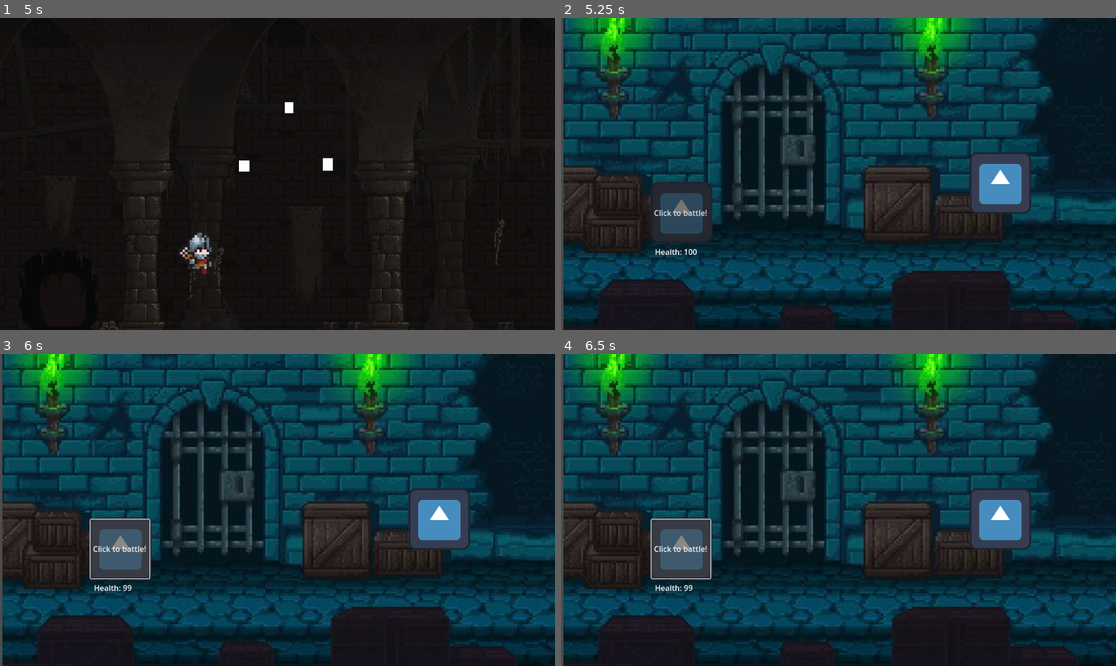
Above: before the commit, frames 1-4 (two rows, left to right).
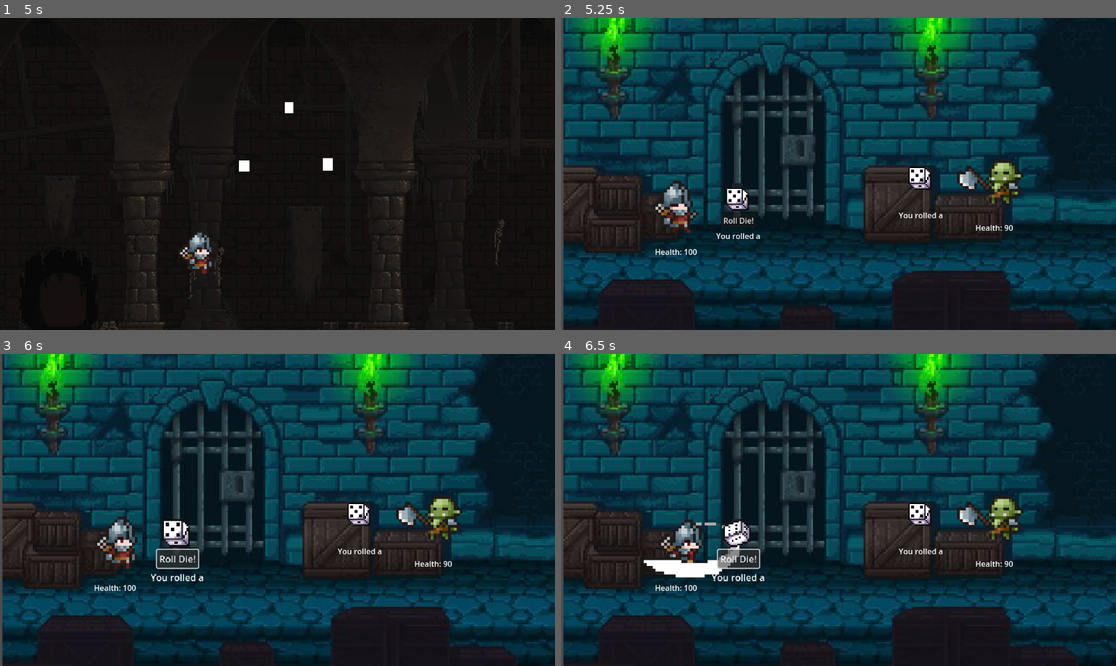
Above: after the commit, the same moments.

Repository: ajelder00/gamblers_curse
Game: Godot game, scene res://map.tscn
Two runs of this game, one before a commit and one after it. Both use one fixed random seed, a clock stepped at 60 frames per second and the inputs below. The engine's default icon, where the game draws it, is replaced by a stand-in: a white triangle on a blue panel in a dark square.
Inputs (mouse positions are in pixels of both pictures, inside the frame that each line leads up to):
- Up to frame 1 (5 s): tap Enter at 0.5, 2.75 s; move the mouse to (399, 158) at 0.52 s; hold D (right) 0.53-1.28 s; hold Space (space) 0.53-1.28 s; move the mouse to (166, 189) at 1.27 s; hold S (down) 1.28-2.03 s; tap Space (space) at 1.35, 2, 2.85, 4.35 s; move the mouse to (333, 105) at 2.02 s; hold D (right) 2.03-2.78 s; hold Space (space) 2.03-2.78 s; move the mouse to (249, 236) at 2.77 s; hold W (up) 2.78-3.53 s; move the mouse to (444, 220) at 3.52 s; hold Space (space) 3.53-4.28 s; hold A (left) from 3.53 s (still down); move the mouse to (111, 127) at 4.27 s
- Up to frame 2 (5.25 s): tap Space (space) at 5 s; move the mouse to (866, 174) at 5.02 s; release A (left) at 5.03 s; hold S (down) from 5.03 s (still down); hold Space (space) from 5.03 s (still down)
- Up to frame 3 (6 s): release S (down) at 5.75 s; release Space (space) at 5.75 s; click "Click to battle!" (after the commit: "Roll Die!") at 5.75 s
- Up to frame 4 (6.5 s): no input

Frame 1 is identical in both runs. In frame 2, 4.7% of the frame differs, in the area x 16-85%, y 42-73%; in frame 3, 5.7%; in frame 4, 5.8%, in the area x 14-85%, y 42-76%.

Commit message:
first playable version
working player and enemy animation with integrated dice mechanics

Diff:
--- a/battle_scene/battle_useable.gd
+++ b/battle_scene/battle_useable.gd
@@ -14,8 +14,16 @@
 
 
 
+
 func _on_player_attack() -> void:
 	if player.health > 0 and enemy.health > 0:
+		var player_sprite = player.get_node("AnimatedSprite2D")
+		player_sprite.play("attack")
+		# todo fix animation playing timing everywhere
+		var enemy_sprite = enemy.get_node("AnimatedSprite2D")
+		enemy_sprite.play("get_hit")
+		await player_sprite.animation_finished
+		player_sprite.stop()
 		enemy.get_hit(player.hit())
 		player.get_hit(enemy.hit())
 	else:
--- /dev/null
+++ b/dice/dice.gd
@@ -0,0 +1,35 @@
+extends Node2D
+
+var result
+signal rolled
+@onready var original_scale = scale
+
+func _ready():
+	result = 0
+
+
+func roll_die(faces = 6):
+	var roll = randi_range(1, faces)
+	result = roll
+	emit_signal("rolled")
+	$AnimatedSprite2D.animation = "roll"
+	$AnimatedSprite2D.play()
+	await $AnimatedSprite2D.animation_finished
+	$AnimatedSprite2D.stop()
+	$Label.text = "You rolled a " + str(roll)
+	$AnimatedSprite2D.animation = "faces"
+	$AnimatedSprite2D.frame = roll - 1
+
+
+func _on_button_pressed() -> void:
+	roll_die()
+
+
+func _on_button_mouse_entered() -> void:
+	var tween = get_tree().create_tween()
+	tween.tween_property(self, "scale", original_scale * 1.2, 0.2).set_trans(Tween.TRANS_SINE)
+
+
+func _on_button_mouse_exited() -> void:
+	var tween = get_tree().create_tween()
+	tween.tween_property(self, "scale", original_scale, 0.2).set_trans(Tween.TRANS_SINE)
--- /dev/null
+++ b/dice/dice.tscn
@@ -0,0 +1,128 @@
+[gd_scene load_steps=16 format=3 uid="uid://b1vwcx3yj158n"]
+
+[ext_resource type="Script" path="res://dice/dice.gd" id="1_mre03"]
+[ext_resource type="Texture2D" uid="uid://waxm1wajjcjc" path="res://dice/six sided die.png" id="1_od3an"]
+
+[sub_resource type="AtlasTexture" id="AtlasTexture_npyju"]
+atlas = ExtResource("1_od3an")
+region = Rect2(0, 0, 16, 16)
+
+[sub_resource type="AtlasTexture" id="AtlasTexture_0w0va"]
+atlas = ExtResource("1_od3an")
+region = Rect2(16, 0, 16, 16)
+
+[sub_resource type="AtlasTexture" id="AtlasTexture_b7rgp"]
+atlas = ExtResource("1_od3an")
+region = Rect2(32, 0, 16, 16)
+
+[sub_resource type="AtlasTexture" id="AtlasTexture_kbvjq"]
+atlas = ExtResource("1_od3an")
+region = Rect2(48, 0, 16, 16)
+
+[sub_resource type="AtlasTexture" id="AtlasTexture_7potn"]
+atlas = ExtResource("1_od3an")
+region = Rect2(64, 0, 16, 16)
+
+[sub_resource type="AtlasTexture" id="AtlasTexture_45n0t"]
+atlas = ExtResource("1_od3an")
+region = Rect2(80, 0, 16, 16)
+
+[sub_resource type="AtlasTexture" id="AtlasTexture_k8n7x"]
+atlas = ExtResource("1_od3an")
+region = Rect2(0, 224, 16, 16)
+
+[sub_resource type="AtlasTexture" id="AtlasTexture_r5f5c"]
+atlas = ExtResource("1_od3an")
+region = Rect2(16, 224, 16, 16)
+
+[sub_resource type="AtlasTexture" id="AtlasTexture_sj40s"]
+atlas = ExtResource("1_od3an")
+region = Rect2(32, 224, 16, 16)
+
+[sub_resource type="AtlasTexture" id="AtlasTexture_265ua"]
+atlas = ExtResource("1_od3an")
+region = Rect2(48, 224, 16, 16)
+
+[sub_resource type="AtlasTexture" id="AtlasTexture_k3yg5"]
+atlas = ExtResource("1_od3an")
+region = Rect2(64, 224, 16, 16)
+
+[sub_resource type="AtlasTexture" id="AtlasTexture_bc8ml"]
+atlas = ExtResource("1_od3an")
+region = Rect2(80, 224, 16, 16)
+
+[sub_resource type="SpriteFrames" id="SpriteFrames_bcjl4"]
+animations = [{
+"frames": [{
+"duration": 1.0,
+"texture": SubResource("AtlasTexture_npyju")
+}, {
+"duration": 1.0,
+"texture": SubResource("AtlasTexture_0w0va")
+}, {
+"duration": 1.0,
+"texture": SubResource("AtlasTexture_b7rgp")
+}, {
+"duration": 1.0,
+"texture": SubResource("AtlasTexture_kbvjq")
+}, {
+"duration": 1.0,
+"texture": SubResource("AtlasTexture_7potn")
+}, {
+"duration": 1.0,
+"texture": SubResource("AtlasTexture_45n0t")
+}],
+"loop": false,
+"name": &"faces",
+"speed": 5.0
+}, {
+"frames": [{
+"duration": 1.0,
+"texture": SubResource("AtlasTexture_k8n7x")
+}, {
+"duration": 1.0,
+"texture": SubResource("AtlasTexture_r5f5c")
+}, {
+"duration": 1.0,
+"texture": SubResource("AtlasTexture_sj40s")
+}, {
+"duration": 1.0,
+"texture": SubResource("AtlasTexture_265ua")
+}, {
+"duration": 1.0,
+"texture": SubResource("AtlasTexture_k3yg5")
+}, {
+"duration": 1.0,
+"texture": SubResource("AtlasTexture_bc8ml")
+}],
+"loop": false,
+"name": &"roll",
+"speed": 5.0
+}]
+
+[node name="Dice" type="Node2D"]
+script = ExtResource("1_mre03")
+
+[node name="AnimatedSprite2D" type="AnimatedSprite2D" parent="."]
+position = Vector2(-2, -20)
+scale = Vector2(3, 3)
+sprite_frames = SubResource("SpriteFrames_bcjl4")
+animation = &"roll"
+
+[node name="Label" type="Label" parent="."]
+offset_left = -46.0
+offset_top = 45.0
+offset_right = 46.0
+offset_bottom = 80.0
+text = "You rolled a"
+
+[node name="Button" type="Button" parent="."]
+offset_left = -35.0
+offset_top = 9.0
+offset_right = 36.0
+offset_bottom = 40.0
+text = "Roll Die!"
+
+[connection signal="mouse_entered" from="Button" to="." method="_on_button_mouse_entered"]
+[connection signal="mouse_exited" from="Button" to="." method="_on_button_mouse_exited"]
+[connection signal="pressed" from="Button" to="." method="_on_button_pressed"]
--- a/dummy_enemy/dummy_enemy.gd
+++ b/dummy_enemy/dummy_enemy.gd
@@ -3,13 +3,22 @@
 
 # Called when the node enters the scene tree for the first time.
 func _ready() -> void:
-	pass # Replace with function body.
+	$Label.text = "Health: " + str(health)
+	$AnimatedSprite2D.flip_h = true
+	$Dice/Button.hide()
+
 
 func hit():
-	var damage = randi_range(0,9)
+	$Label.text = "Health: " + str(health)
+	$AnimatedSprite2D.animation = "attack"
+	$AnimatedSprite2D.play()
+	$Dice.roll_die()
+	var damage = $Dice.result
 	return damage
 
 func get_hit(enemy_damage):
+	$AnimatedSprite2D.play("get_hit")
+	await $AnimatedSprite2D.animation_finished
 	self.health -= enemy_damage
 	if self.health < 0:
 		self.health = 0
--- a/dummy_enemy/dummy_enemy.tscn
+++ b/dummy_enemy/dummy_enemy.tscn
@@ -1,49 +1,89 @@
-[gd_scene load_steps=4 format=3 uid="uid://bo56bcst8wlj"]
+[gd_scene load_steps=15 format=3 uid="uid://bo56bcst8wlj"]
 
 [ext_resource type="Script" path="res://dummy_enemy/dummy_enemy.gd" id="1_4fd5b"]
-[ext_resource type="Texture2D" uid="uid://cdhkgmt1alym0" path="res://art/icon.svg" id="2_fotd0"]
+[ext_resource type="Texture2D" uid="uid://bmm15wooa2k8q" path="res://dummy_enemy/Orc.png" id="2_dkdcx"]
+[ext_resource type="PackedScene" uid="uid://b1vwcx3yj158n" path="res://dice/dice.tscn" id="3_nxqwa"]
+
+[sub_resource type="AtlasTexture" id="AtlasTexture_dsugx"]
+atlas = ExtResource("2_dkdcx")
+region = Rect2(0, 200, 100, 100)
+
+[sub_resource type="AtlasTexture" id="AtlasTexture_thfwi"]
+atlas = ExtResource("2_dkdcx")
+region = Rect2(100, 200, 100, 100)
+
+[sub_resource type="AtlasTexture" id="AtlasTexture_531lc"]
+atlas = ExtResource("2_dkdcx")
+region = Rect2(200, 200, 100, 100)
+
+[sub_resource type="AtlasTexture" id="AtlasTexture_4jn1u"]
+atlas = ExtResource("2_dkdcx")
+region = Rect2(300, 200, 100, 100)
+
+[sub_resource type="AtlasTexture" id="AtlasTexture_tvy3v"]
+atlas = ExtResource("2_dkdcx")
+region = Rect2(400, 200, 100, 100)
+
+[sub_resource type="AtlasTexture" id="AtlasTexture_30acn"]
+atlas = ExtResource("2_dkdcx")
+region = Rect2(500, 200, 100, 100)
+
+[sub_resource type="AtlasTexture" id="AtlasTexture_vadd5"]
+atlas = ExtResource("2_dkdcx")
+region = Rect2(0, 400, 100, 100)
+
+[sub_resource type="AtlasTexture" id="AtlasTexture_hlbsd"]
+atlas = ExtResource("2_dkdcx")
+region = Rect2(100, 400, 100, 100)
+
+[sub_resource type="AtlasTexture" id="AtlasTexture_q8hd5"]
+atlas = ExtResource("2_dkdcx")
+region = Rect2(200, 400, 100, 100)
+
+[sub_resource type="AtlasTexture" id="AtlasTexture_spq18"]
+atlas = ExtResource("2_dkdcx")
+region = Rect2(300, 400, 100, 100)
 
 [sub_resource type="SpriteFrames" id="SpriteFrames_rjcmx"]
 animations = [{
 "frames": [{
 "duration": 1.0,
-"texture": ExtResource("2_fotd0")
+"texture": SubResource("AtlasTexture_dsugx")
 }, {
 "duration": 1.0,
-"texture": ExtResource("2_fotd0")
+"texture": SubResource("AtlasTexture_thfwi")
 }, {
 "duration": 1.0,
-"texture": ExtResource("2_fotd0")
+"texture": SubResource("AtlasTexture_531lc")
 }, {
 "duration": 1.0,
-"texture": ExtResource("2_fotd0")
+"texture": SubResource("AtlasTexture_4jn1u")
 }, {
 "duration": 1.0,
-"texture": ExtResource("2_fotd0")
+"texture": SubResource("AtlasTexture_tvy3v")
 }, {
 "duration": 1.0,
-"texture": ExtResource("2_fotd0")
+"texture": SubResource("AtlasTexture_30acn")
+}],
+"loop": false,
+"name": &"attack",
+"speed": 5.0
+}, {
+"frames": [{
+"duration": 1.0,
+"texture": SubResource("AtlasTexture_vadd5")
 }, {
 "duration": 1.0,
-"texture": ExtResource("2_fotd0")
+"texture": SubResource("AtlasTexture_hlbsd")
 }, {
 "duration": 1.0,
-"texture": ExtResource("2_fotd0")
+"texture": SubResource("AtlasTexture_q8hd5")
 }, {
 "duration": 1.0,
-"texture": ExtResource("2_fotd0")
-}, {
-"duration": 1.0,
-"texture": ExtResource("2_fotd0")
-}, {
-"duration": 1.0,
-"texture": ExtResource("2_fotd0")
-}, {
-"duration": 1.0,
-"texture": ExtResource("2_fotd0")
+"texture": SubResource("AtlasTexture_spq18")
 }],
-"loop": true,
-"name": &"default",
+"loop": false,
+"name": &"get_hit",
 "speed": 5.0
 }]
 
@@ -53,4 +93,16 @@
 metadata/_edit_group_ = true
 
 [node name="AnimatedSprite2D" type="AnimatedSprite2D" parent="."]
+scale = Vector2(6, 6)
 sprite_frames = SubResource("SpriteFrames_rjcmx")
+animation = &"get_hit"
+
+[node name="Label" type="Label" parent="."]
+offset_left = -52.0
+offset_top = 81.0
+offset_right = 58.0
+offset_bottom = 131.0
+text = "Health: "
+
+[node name="Dice" parent="." instance=ExtResource("3_nxqwa")]
+position = Vector2(-165, 10)
--- a/dummy_player/dummy_player.gd
+++ b/dummy_player/dummy_player.gd
@@ -4,13 +4,17 @@
 signal attack_signal
 # Called when the node enters the scene tree for the first time.
 func _ready() -> void:
-	pass
+	$Label.text = "Health: " + str(health)
 
 func hit():
-	var damage = randi_range(0,10)
+	$Label.text = "Health: " + str(health)
+	$AnimatedSprite2D.play("attack")
+	var damage = $Dice.result
 	return damage
 
 func get_hit(enemy_damage):
+	$AnimatedSprite2D.play("get_hit")
+	await $AnimatedSprite2D.animation_finished
 	self.health -= enemy_damage
 	if self.health < 0:
 		self.health = 0
@@ -20,5 +24,5 @@
 	pass
 
 
-func _on_button_pressed() -> void:
+func _on_dice_rolled() -> void:
 	attack_signal.emit()
--- a/dummy_player/dummy_player.tscn
+++ b/dummy_player/dummy_player.tscn
@@ -1,51 +1,98 @@
-[gd_scene load_steps=5 format=3 uid="uid://c8epku478rptj"]
+[gd_scene load_steps=17 format=3 uid="uid://c8epku478rptj"]
 
 [ext_resource type="Script" path="res://dummy_player/dummy_player.gd" id="1_qj2j2"]
-[ext_resource type="Texture2D" uid="uid://cdhkgmt1alym0" path="res://art/icon.svg" id="2_fq8lt"]
+[ext_resource type="Texture2D" uid="uid://bs5qo5cd7chbp" path="res://dummy_player/Soldier.png" id="2_2wf7a"]
 [ext_resource type="Script" path="res://dummy_player/dummy_health_bar.gd" id="3_0p23m"]
+[ext_resource type="PackedScene" uid="uid://b1vwcx3yj158n" path="res://dice/dice.tscn" id="4_6on4u"]
+
+[sub_resource type="AtlasTexture" id="AtlasTexture_mmfwc"]
+atlas = ExtResource("2_2wf7a")
+region = Rect2(0, 200, 100, 100)
+
+[sub_resource type="AtlasTexture" id="AtlasTexture_n1288"]
+atlas = ExtResource("2_2wf7a")
+region = Rect2(100, 200, 100, 100)
+
+[sub_resource type="AtlasTexture" id="AtlasTexture_7jqi1"]
+atlas = ExtResource("2_2wf7a")
+region = Rect2(200, 200, 100, 100)
+
+[sub_resource type="AtlasTexture" id="AtlasTexture_ovqor"]
+atlas = ExtResource("2_2wf7a")
+region = Rect2(300, 200, 100, 100)
+
+[sub_resource type="AtlasTexture" id="AtlasTexture_7t7gy"]
+atlas = ExtResource("2_2wf7a")
+region = Rect2(400, 200, 100, 100)
+
+[sub_resource type="AtlasTexture" id="AtlasTexture_xx4sa"]
+atlas = ExtResource("2_2wf7a")
+region = Rect2(500, 200, 100, 100)
+
+[sub_resource type="AtlasTexture" id="AtlasTexture_1ebwk"]
+atlas = ExtResource("2_2wf7a")
+region = Rect2(0, 300, 100, 100)
+
+[sub_resource type="AtlasTexture" id="AtlasTexture_nc83d"]
+atlas = ExtResource("2_2wf7a")
+region = Rect2(0, 500, 100, 100)
+
+[sub_resource type="AtlasTexture" id="AtlasTexture_53obc"]
+atlas = ExtResource("2_2wf7a")
+region = Rect2(100, 500, 100, 100)
+
+[sub_resource type="AtlasTexture" id="AtlasTexture_ulhgx"]
+atlas = ExtResource("2_2wf7a")
+region = Rect2(200, 500, 100, 100)
+
+[sub_resource type="AtlasTexture" id="AtlasTexture_rcsrx"]
+atlas = ExtResource("2_2wf7a")
+region = Rect2(300, 500, 100, 100)
 
 [sub_resource type="SpriteFrames" id="SpriteFrames_40ksk"]
 animations = [{
 "frames": [{
 "duration": 1.0,
-"texture": ExtResource("2_fq8lt")
+"texture": SubResource("AtlasTexture_mmfwc")
 }, {
 "duration": 1.0,
-"texture": ExtResource("2_fq8lt")
+"texture": SubResource("AtlasTexture_n1288")
 }, {
 "duration": 1.0,
-"texture": ExtResource("2_fq8lt")
+"texture": SubResource("AtlasTexture_7jqi1")
 }, {
 "duration": 1.0,
-"texture": ExtResource("2_fq8lt")
+"texture": SubResource("AtlasTexture_ovqor")
 }, {
 "duration": 1.0,
-"texture": ExtResource("2_fq8lt")
+"texture": SubResource("AtlasTexture_7t7gy")
 }, {
 "duration": 1.0,
-"texture": ExtResource("2_fq8lt")
+"texture": SubResource("AtlasTexture_xx4sa")
 }, {
 "duration": 1.0,
-"texture": ExtResource("2_fq8lt")
+"texture": SubResource("AtlasTexture_1ebwk")
+}],
+"loop": false,
+"name": &"attack",
+"speed": 5.0
+}, {
+"frames": [{
+"duration": 1.0,
+"texture": SubResource("AtlasTexture_nc83d")
 }, {
 "duration": 1.0,
-"texture": ExtResource("2_fq8lt")
+"texture": SubResource("AtlasTexture_53obc")
 }, {
 "duration": 1.0,
-"texture": ExtResource("2_fq8lt")
+"texture": SubResource("AtlasTexture_ulhgx")
 }, {
 "duration": 1.0,
-"texture": ExtResource("2_fq8lt")
-}, {
-"duration": 1.0,
-"texture": ExtResource("2_fq8lt")
-}, {
-"duration": 1.0,
-"texture": ExtResource("2_fq8lt")
+"texture": SubResource("AtlasTexture_rcsrx")
 }],
-"loop": true,
-"name": &"default",
-"speed": 3.0
+"loop": false,
+"name": &"get_hit",
+"speed": 5.0
 }]
 
 [node name="dummy_player" type="Node2D"]
@@ -54,14 +101,9 @@
 metadata/_edit_group_ = true
 
 [node name="AnimatedSprite2D" type="AnimatedSprite2D" parent="."]
+scale = Vector2(6, 6)
 sprite_frames = SubResource("SpriteFrames_40ksk")
-
-[node name="Button" type="Button" parent="."]
-offset_left = -62.0
-offset_top = -60.0
-offset_right = 60.0
-offset_bottom = 62.0
-text = "Click to battle!"
+animation = &"get_hit"
 
 [node name="Label" type="Label" parent="."]
 offset_left = -55.0
@@ -71,4 +113,7 @@
 text = "Health: "
 script = ExtResource("3_0p23m")
 
-[connection signal="pressed" from="Button" to="." method="_on_button_pressed"]
+[node name="Dice" parent="." instance=ExtResource("4_6on4u")]
+position = Vector2(118, -8)
+
+[connection signal="rolled" from="Dice" to="." method="_on_dice_rolled"]
--- a/project.godot
+++ b/project.godot
@@ -50,3 +50,4 @@
 [rendering]
 
 textures/canvas_textures/default_texture_filter=0
+textures/vram_compression/import_etc2_astc=true
Binary file added: dice/six sided die.png
Not shown, added: dice/six sided die.png.import
Binary file added: dummy_enemy/Orc.png
Not shown, added: dummy_enemy/Orc.png.import
Binary file added: dummy_player/Soldier.png
Not shown, added: dummy_player/Soldier.png.import
Not shown, added: export_presets.cfg
Not shown, added: exports/web/index.apple-touch-icon.png.import
Not shown, added: exports/web/index.icon.png.import
Not shown, added: exports/web/index.png.import
Not shown, added: exports/sprint2_team9_mac.zip
Not shown, added: exports/sprint2_team9_web.zip
(and 9 more such lines)
